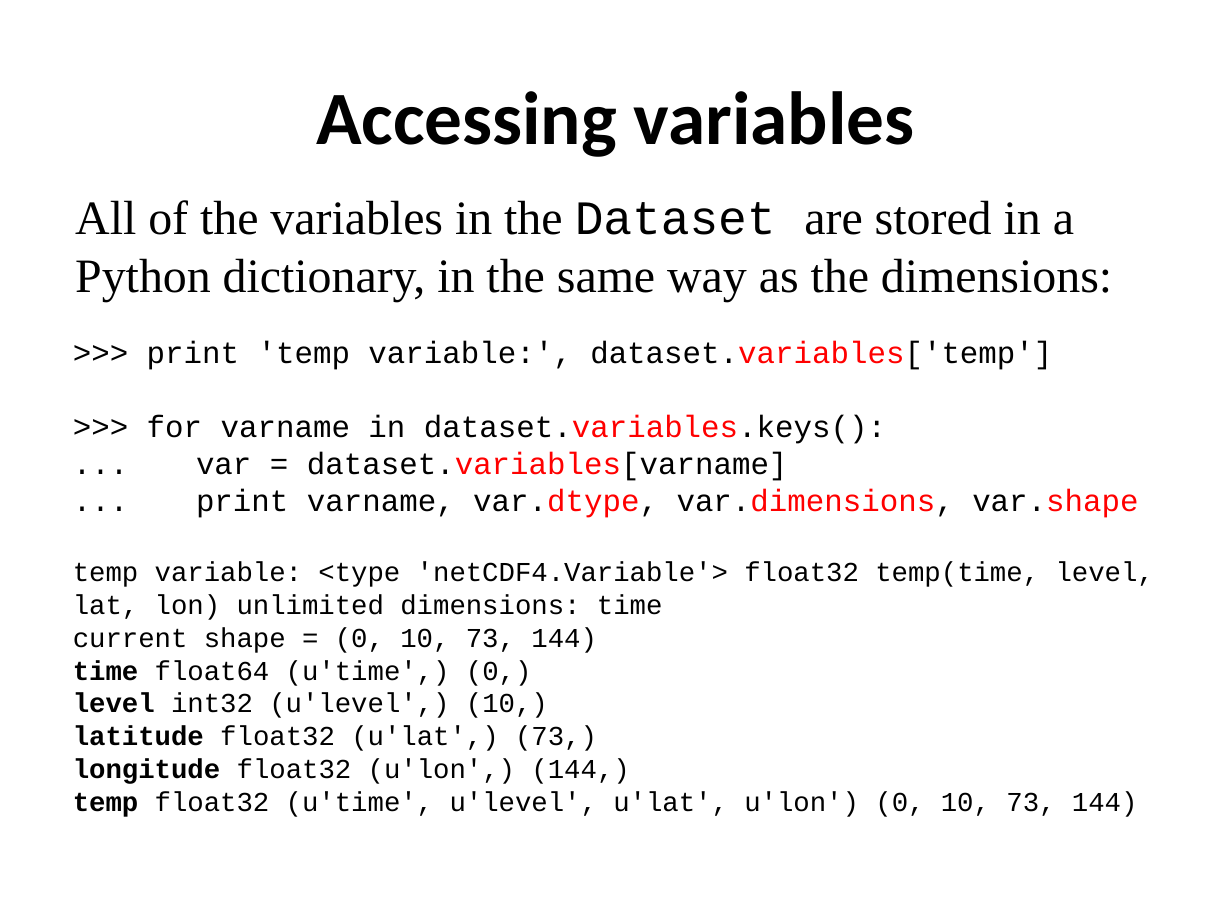
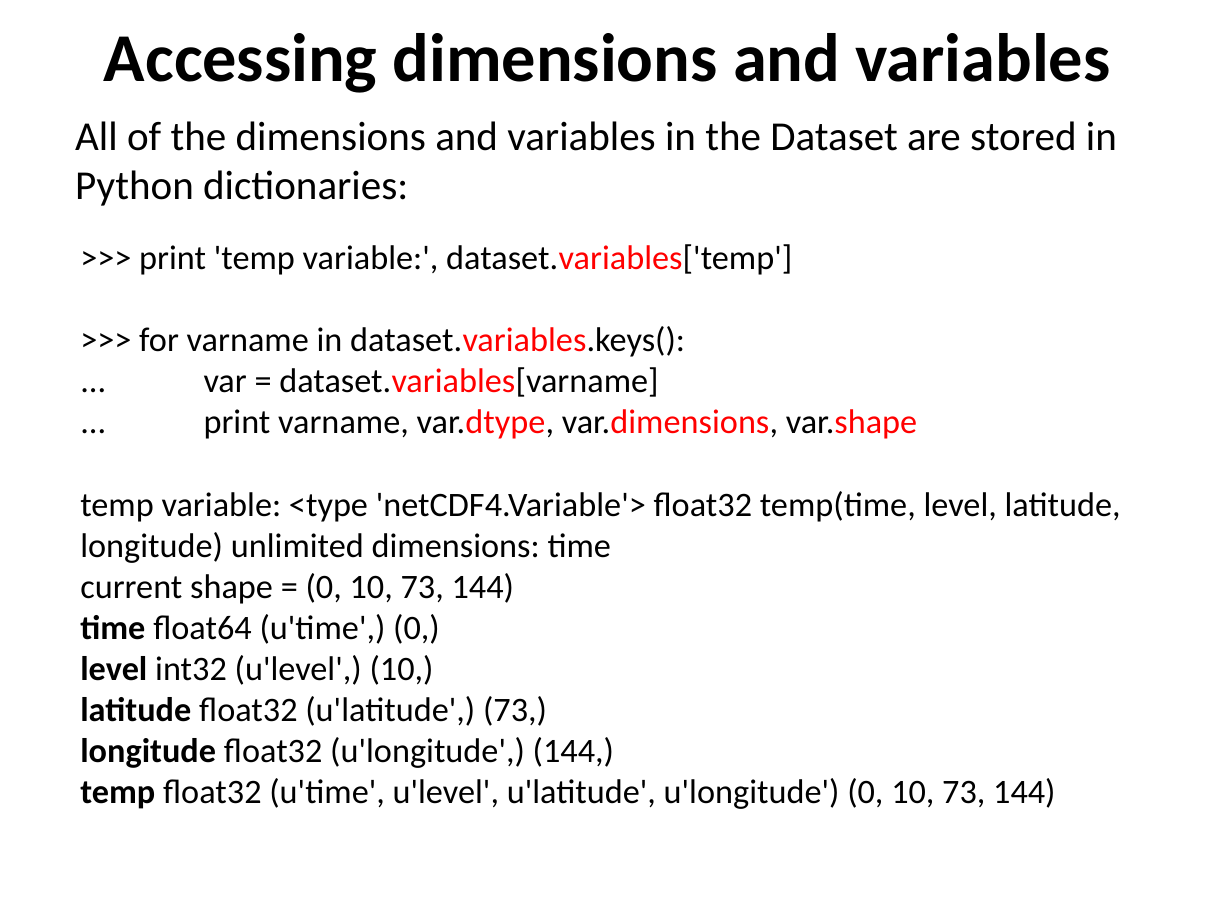
Before and after one commit to ncasuk/ncas-isc, a slide deck: slide 9 of python/presentations/read_write_data/11_create_netcdf_python.ppt (slide 10 before the commit). Drawn at 1232x924 pixels with LibreOffice and Linux fonts; fonts in the diff are those of the drawing; background and template pictures are left out. Boxes give left, top, right and bottom in pixels: in the first picture for what was removed or moved away, otherwise in the second. Text is boxed around its words. In the diff, an @@ line names an element or a change of style, - is before the commit and + after.

```diff
--- a/python/presentations/read_write_data/11_create_netcdf_python.ppt
+++ b/python/presentations/read_write_data/11_create_netcdf_python.ppt
@@ text at box(104, 33, 1111, 93): text changed; size 44 to 40 pt @@
-Accessing variables
+Accessing dimensions and variables
@@ text at box(75, 121, 1117, 206): text changed; size 28 to 24 pt; font Times New Roman to Calibri @@
-All of the variables in the Dataset are stored in a Python dictionary, in the same way as the dimensions:
+All of the dimensions and variables in the Dataset are stored in Python dictionaries:
@@ text ">>> print 'temp variable:', dataset.variables['temp']": place and size @@
-text ">>> print 'temp variable:', dataset.variables['temp']" at box(73, 341, 1154, 817)
+text ">>> print 'temp variable:', dataset.variables['temp']" at box(80, 244, 1121, 809)
@@ text at box(80, 244, 917, 685): size 18 to 20 pt in ">>> print 'temp variable:', dataset.variables['temp']", ">>> for varname in dataset.variables.keys():", "... var = dataset.variables[varname]", "... print varname, var.dtype, var.dimensions, var.shape"; font Courier New to Calibri in ">>> print 'temp variable:', dataset.variables['temp']", ">>> for varname in dataset.variables.keys():", "... var = dataset.variables[varname]", "... print varname, var.dtype, var.dimensions, var.shape" and 3 more places; size 16 to 20 pt in "current shape = (0, 10, 73, 144)", "time float64 (u'time',) (0,)", "level int32 (u'level',) (10,)" @@
@@ text at box(80, 491, 1121, 563): text changed; size 16 to 20 pt; font Courier New to Calibri @@
-temp variable: <type 'netCDF4.Variable'> float32 temp(time, level, lat, lon) unlimited dimensions: time
+temp variable: <type 'netCDF4.Variable'> float32 temp(time, level, latitude, longitude) unlimited dimensions: time
@@ text at box(80, 696, 1055, 809): text changed; size 16 to 20 pt; font Courier New to Calibri @@
-latitude float32 (u'lat',) (73,)
-longitude float32 (u'lon',) (144,)
-temp float32 (u'time', u'level', u'lat', u'lon') (0, 10, 73, 144)
+latitude float32 (u'latitude',) (73,)
+longitude float32 (u'longitude',) (144,)
+temp float32 (u'time', u'level', u'latitude', u'longitude') (0, 10, 73, 144)
```
Also in this commit, not shown: 17 other slides changed, 3 slides added, 4 slides removed, 3 other files.
